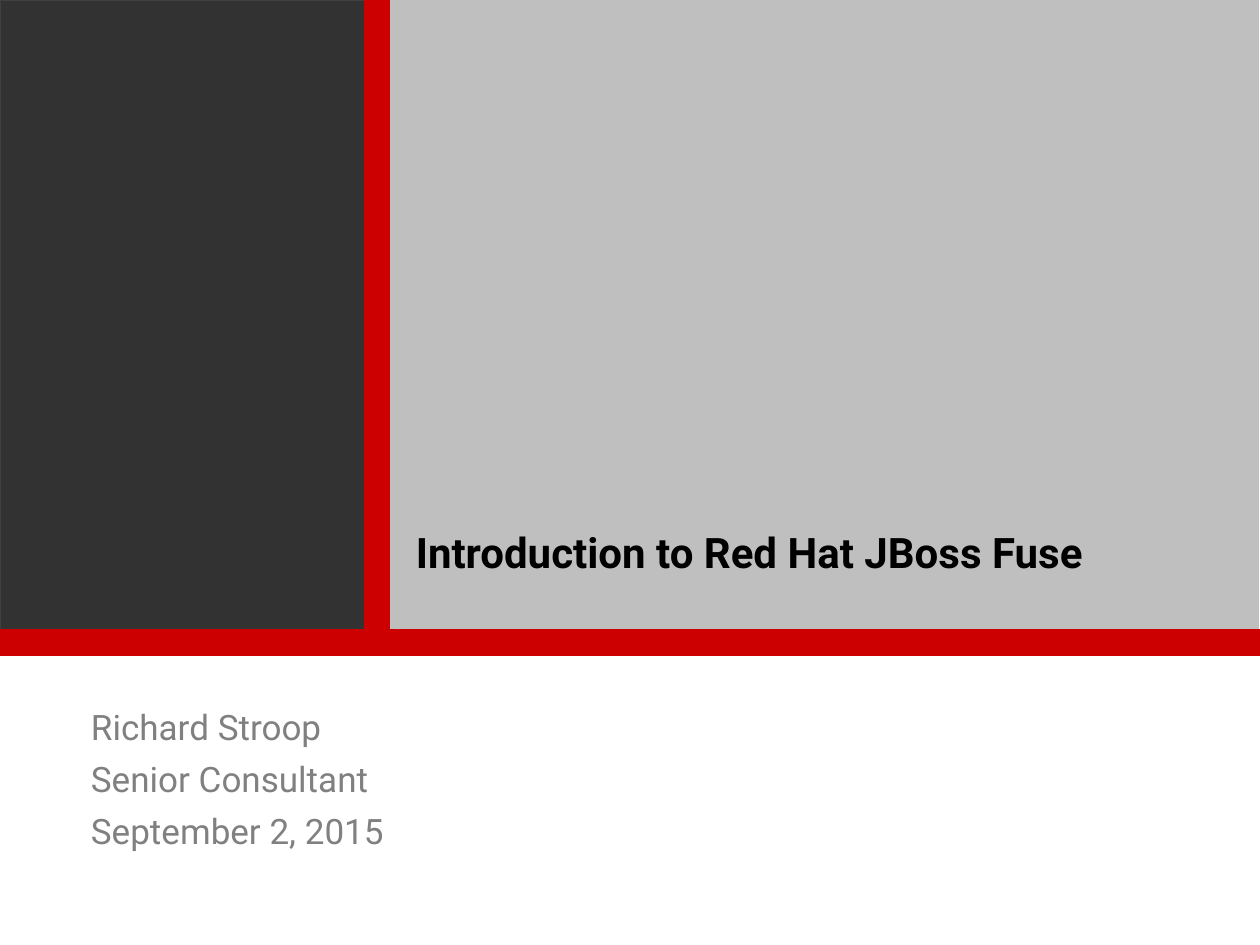
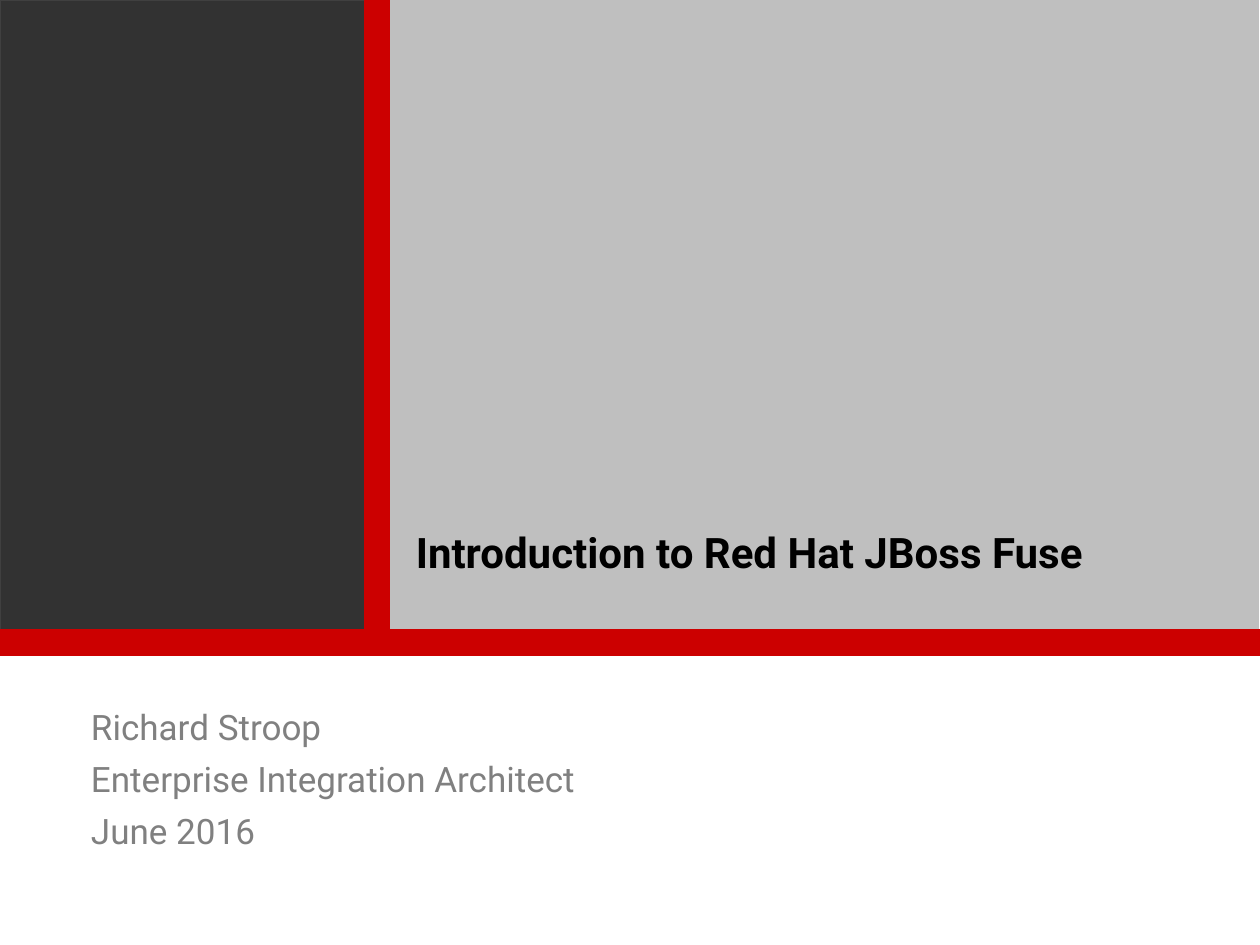
Before and after one commit to seansackowitz/associate-consultant-enablement-lab, a slide deck: slide 1 of presentations/Fuse/Fuse.pptx (slide 2 before the commit). Drawn at 1260x945 pixels with LibreOffice and Linux fonts; fonts in the diff are those of the drawing; background and template pictures are left out. Boxes give left, top, right and bottom in pixels: in the first picture for what was removed or moved away, otherwise in the second. Text is boxed around its words. In the diff, an @@ line names an element or a change of style, - is before the commit and + after.

Commit message:
Updated Fuse powerpoint for June 2016 bootcamp

```diff
--- a/presentations/Fuse/Fuse.pptx
+++ b/presentations/Fuse/Fuse.pptx
@@ subtitle at <box>91,766,574,845</box>: text changed @@
-Senior Consultant
-September 2, 2015
+Enterprise Integration Architect
+June 2016
```
Also in this commit, not shown: 7 other slides changed, 2 slides added, 1 slide removed.
